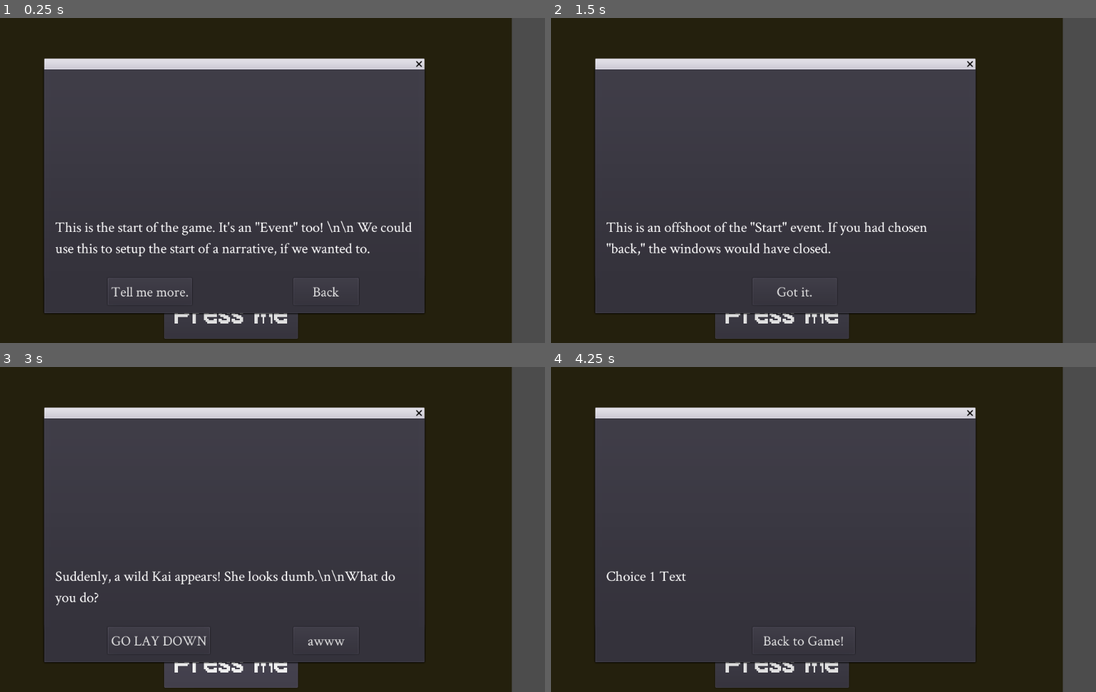
Above: before the commit, frames 1-4 (two rows, left to right).
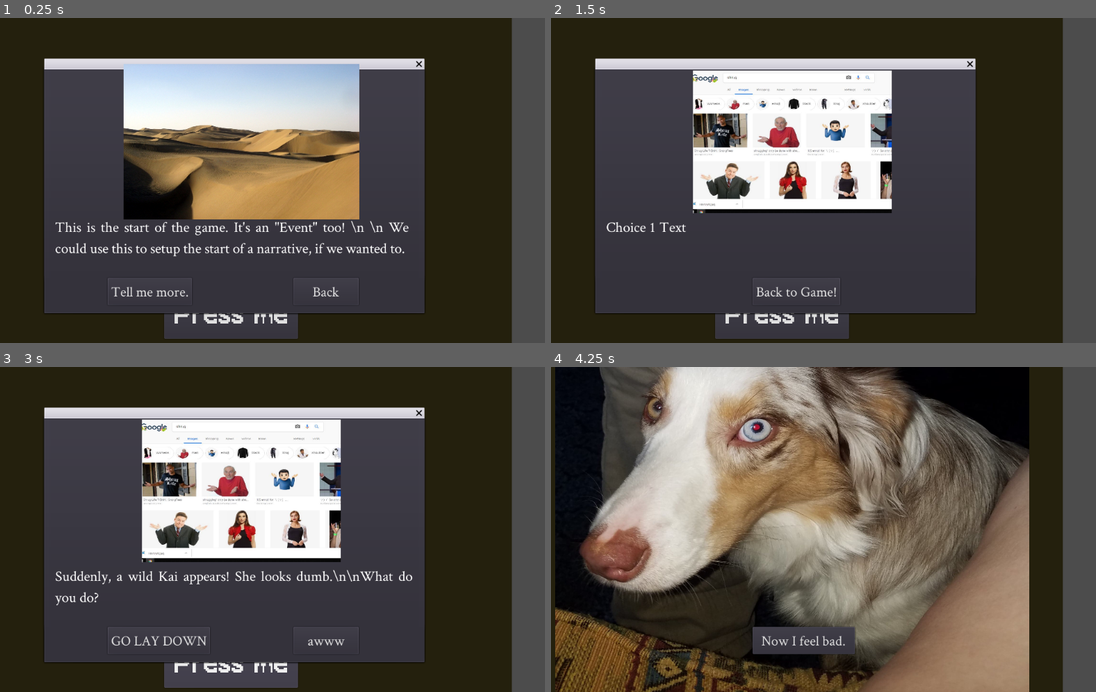
Above: after the commit, the same moments.

Repository: 100percentfast/Shre-capan-Trail
Game: Godot game, scene res://MainGame.tscn
Two runs of this game, one before a commit and one after it. Both use one fixed random seed, a clock stepped at 60 frames per second and the inputs below.
Inputs:
- Up to frame 1 (0.25 s): no input
- Up to frame 2 (1.5 s): click "Press me" at 0.5 s; click "Tell me more." at 1.25 s
- Up to frame 3 (3 s): click "Got it." (after the commit: "Back to Game!") at 2 s; click "Press me" at 2.75 s
- Up to frame 4 (4.25 s): click "GO LAY DOWN" at 3.5 s

The runs differ from the first frame. In frame 1, 22% of the frame differs, in the area x 10-76%, y 14-74%; in frame 2, 17%; in frame 3, 16%; in frame 4, 79%, in the area x 0-88%, y 0-100%.

Commit message:
Added EventArt functionality to Event Window.
It's a little jank right now, but I'll fix that soon enough. I'm using stock art atm to test the system.

To add an image to an event:

1. move the image to the resource directory in Godot.
2. copy the path of the image.
3. paste the path into the EventArt component of the desired Event.
4. ???
5. PROFIT

Diff:
--- a/EventWindow.gd
+++ b/EventWindow.gd
@@ -8,14 +8,24 @@
 
 
 func _on_Event_event_picked(event, choice, location):
+
 	$Choices.update_choices(choice, location)
-		# choice handler.
+		# choice handler. Updates the buttons to match loaded event.
 
 	popup()
 		# makes the popup do its thing. Sproing.
+
+	if event[1] == "none":
+		$EventArt.texture = load("res://GlobalAssets/EventArt/Placeholder.jpg")
+	else:
+		$EventArt.texture = load(event[1])
+		# Changes the EventArt to match the event's content.
+		# If no art is there, it changes it to Placeholder.jpg.
+
 	$EventText.text = event[0]
-		#changes the EventText to match the event's content.
+		# changes the EventText to match the event's content.
 
 
 func _on_Choices_event_picked(event, choice, location):
 	_on_Event_event_picked( event, choice, location )
+		# passthrough from player choice. Changes events.
--- a/MainGame.tscn
+++ b/MainGame.tscn
@@ -1,22 +1,23 @@
-[gd_scene load_steps=22 format=2]
+[gd_scene load_steps=23 format=2]
 
 [ext_resource path="res://Trails.gd" type="Script" id=1]
 [ext_resource path="res://Player.gd" type="Script" id=2]
 [ext_resource path="res://Event.gd" type="Script" id=3]
 [ext_resource path="res://Events.gd" type="Script" id=4]
 [ext_resource path="res://Events/EventStart.gd" type="Script" id=5]
-[ext_resource path="res://Option3.gd" type="Script" id=6]
+[ext_resource path="res://Events/Option3.gd" type="Script" id=6]
 [ext_resource path="res://Events/Event_1.gd" type="Script" id=7]
-[ext_resource path="res://Option1.gd" type="Script" id=8]
-[ext_resource path="res://Option2.gd" type="Script" id=9]
+[ext_resource path="res://Events/Option1.gd" type="Script" id=8]
+[ext_resource path="res://Events/Option2.gd" type="Script" id=9]
 [ext_resource path="res://Events/Event_2.gd" type="Script" id=10]
 [ext_resource path="res://Events/Event_3.gd" type="Script" id=11]
 [ext_resource path="res://Events/EventEnd.gd" type="Script" id=12]
 [ext_resource path="res://EventWindow.gd" type="Script" id=13]
 [ext_resource path="res://CrimsonText-Regular.ttf" type="DynamicFontData" id=14]
-[ext_resource path="res://Choices.gd" type="Script" id=15]
-[ext_resource path="res://Choice_1.gd" type="Script" id=16]
-[ext_resource path="res://Choice_2.gd" type="Script" id=17]
+[ext_resource path="res://GlobalAssets/EventArt/Placeholder.jpg" type="Texture" id=15]
+[ext_resource path="res://Choices.gd" type="Script" id=16]
+[ext_resource path="res://Choice_1.gd" type="Script" id=17]
+[ext_resource path="res://Choice_2.gd" type="Script" id=18]
 
 [sub_resource type="DynamicFontData" id=1]
 
@@ -122,8 +123,8 @@
 
 script = ExtResource( 5 )
 eventLocation = 0
-eventText = "This is the start of the game. It's an \"Event\" too! \\n\\n We could use this to setup the start of a narrative, if we wanted to."
-eventArt = "StartArt"
+eventText = "This is the start of the game. It's an \"Event\" too! \\n \\n We could use this to setup the start of a narrative, if we wanted to."
+eventArt = "res://GlobalAssets/EventArt/StartArt.jpg"
 choice_1 = "Tell me more."
 choiceHT_1 = "I'm interested."
 choiceArg_1 = "none"
@@ -135,9 +136,9 @@
 
 script = ExtResource( 6 )
 eventLocation = 1
-eventText = "This is an offshoot of the \"Start\" event. If you had chosen \"back,\" the windows would have closed."
-eventArt = "Choice 1 Art"
-choice_1 = "Got it."
+eventText = "Choice 1 Text"
+eventArt = "none"
+choice_1 = "Back to Game!"
 choiceHT_1 = "Outta here."
 choiceArg_1 = "none"
 choice_2 = "none"
@@ -149,22 +150,22 @@
 script = ExtResource( 7 )
 eventLocation = 1
 eventText = "Suddenly, a wild Kai appears! She looks dumb.\\n\\nWhat do you do?"
-eventArt = "Kai.png"
+eventArt = "none"
 choice_1 = "GO LAY DOWN"
 choiceHT_1 = "GO TO YOUR PLACE"
 choiceArg_1 = "Choice 1 Arguments"
 choice_2 = "awww"
 choiceHT_2 = "What a cutie. I'm infatuated."
-choiceArg_2 = "Chowefgwefwgggwerwerg"
+choiceArg_2 = "Choice 2 Arguments"
 
 [node name="Option1" type="Node2D" parent="Event/Events/1" index="0"]
 
 script = ExtResource( 8 )
 eventLocation = 1
-eventText = "Choice 1 Text"
-eventArt = "Choice 1 Art"
-choice_1 = "Back to Game!"
-choiceHT_1 = "Outta here."
+eventText = "Aww. She's sad."
+eventArt = "res://GlobalAssets/EventArt/KaiSad.jpg"
+choice_1 = "Now I feel bad."
+choiceHT_1 = ":("
 choiceArg_1 = "none"
 choice_2 = "none"
 choiceHT_2 = "Choice 2 Tooltip"
@@ -174,9 +175,9 @@
 
 script = ExtResource( 9 )
 eventLocation = 1
-eventText = "Choice 1 Text"
-eventArt = "Choice 1 Art"
-choice_1 = "Back to Game!"
+eventText = "She might be a cutie, but man is she annoying."
+eventArt = "res://GlobalAssets/EventArt/KaiHappy.jpg"
+choice_1 = "Let's give her the slip."
 choiceHT_1 = "Outta here."
 choiceArg_1 = "none"
 choice_2 = "none"
@@ -264,18 +265,25 @@
 mouse_default_cursor_shape = 0
 size_flags_horizontal = 1
 size_flags_vertical = 4
-custom_fonts/font = SubResource( 5 )
+custom_fonts/font = SubResource( 3 )
 text = "eventText"
+align = 3
 autowrap = true
 percent_visible = 1.0
 lines_skipped = 0
 max_lines_visible = -1
 _sections_unfolded = [ "custom_fonts" ]
 
-[node name="Choices" type="Node2D" parent="Event/EventPopup" index="2"]
+[node name="EventArt" type="Sprite" parent="Event/EventPopup" index="2"]
+
+position = Vector2( 362.705, 133.508 )
+scale = Vector2( 0.439832, 0.388107 )
+texture = ExtResource( 15 )
+
+[node name="Choices" type="Node2D" parent="Event/EventPopup" index="3"]
 
 position = Vector2( 237, 320 )
-script = ExtResource( 15 )
+script = ExtResource( 16 )
 
 [node name="Choice_1" type="Button" parent="Event/EventPopup/Choices" index="0"]
 
Renamed: Option1.gd -> Events/Option1.gd
Renamed: Option2.gd -> Events/Option2.gd
Renamed: Option3.gd -> Events/Option3.gd
Binary file added: GlobalAssets/EventArt/KaiHappy.jpg
Not shown, added: GlobalAssets/EventArt/KaiHappy.jpg.import
Binary file added: GlobalAssets/EventArt/KaiSad.jpg
Not shown, added: GlobalAssets/EventArt/KaiSad.jpg.import
Binary file added: GlobalAssets/EventArt/Placeholder.jpg
Not shown, added: GlobalAssets/EventArt/Placeholder.jpg.import
Binary file added: GlobalAssets/EventArt/StartArt.jpg
Not shown, added: GlobalAssets/EventArt/StartArt.jpg.import
Not shown: 3 places in MainGame.tscn that only renumber resources
